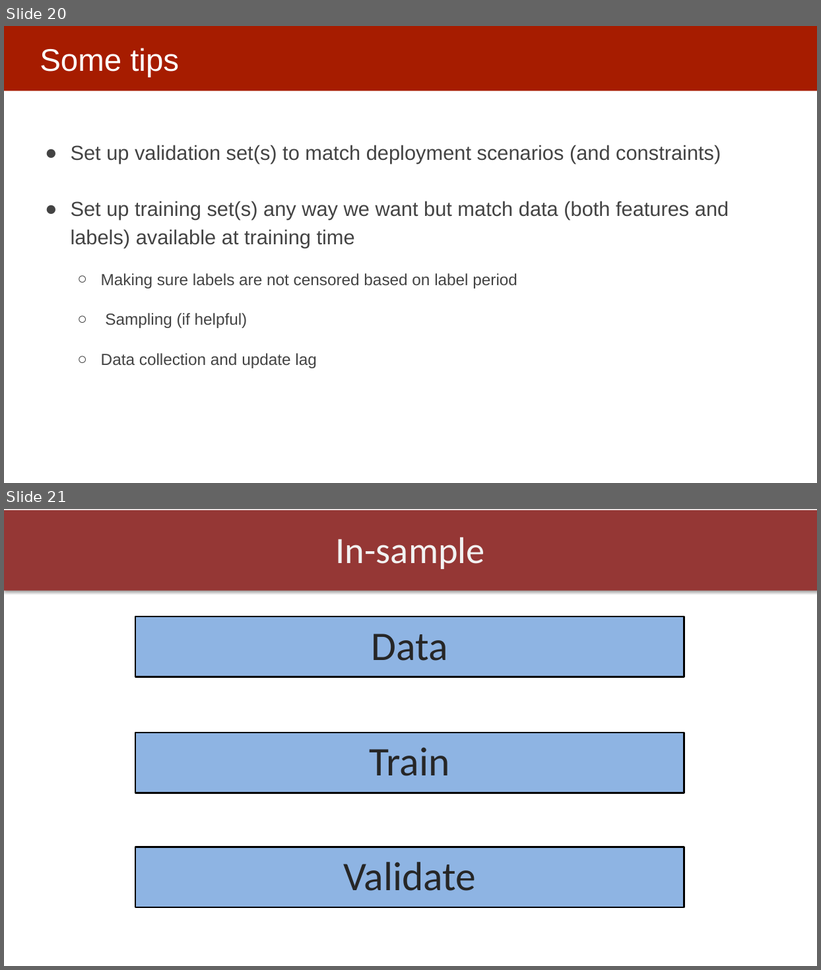
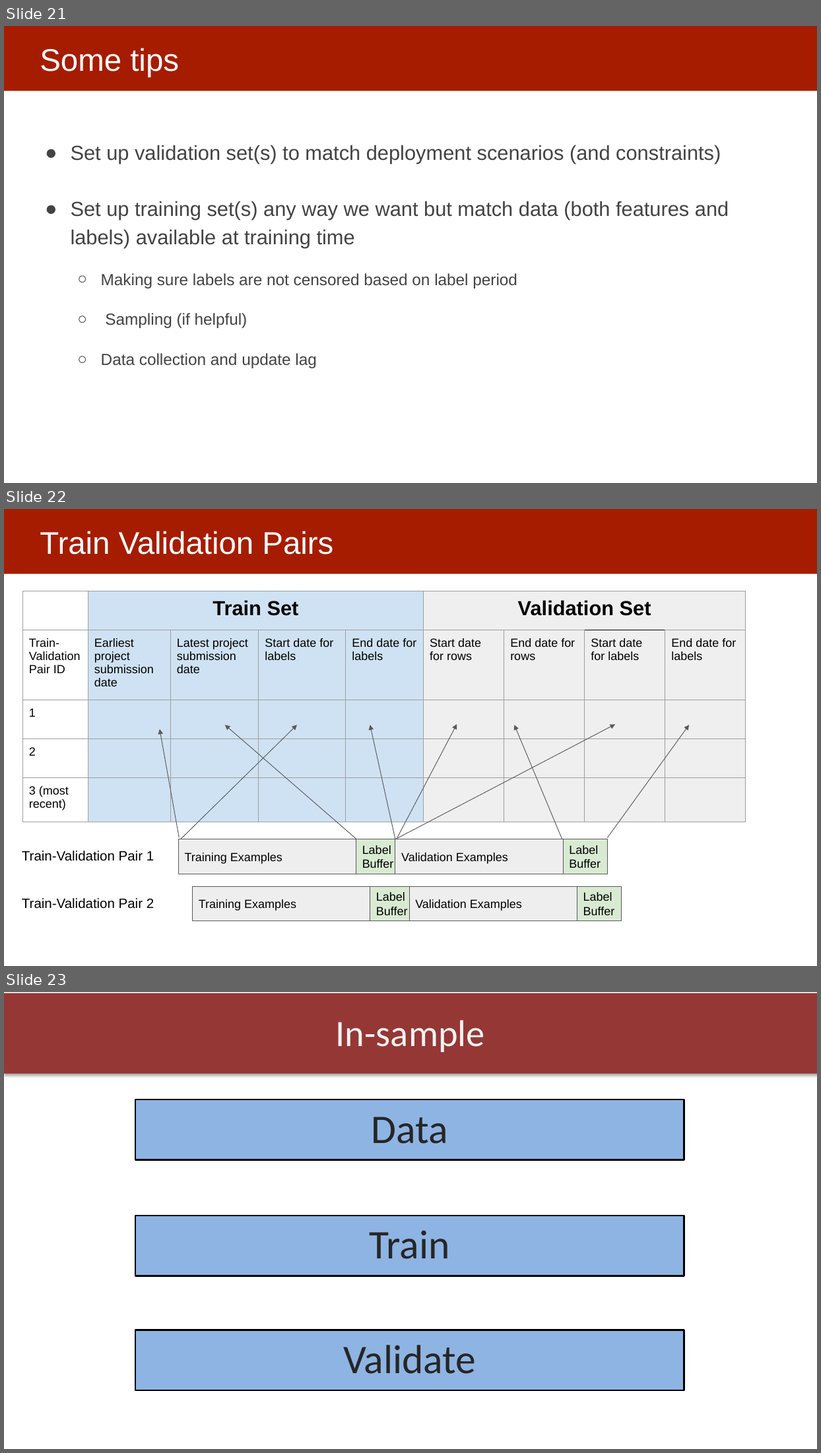
Before and after one commit to dssg/MLinPractice, a slide deck: Lectures/Lecture5-ModelSelection.pptx. Shown one above the other, each under a label of ours: slides 20 and 21 before the commit, slides 21, 22 and 23 after it. The pictures are 821x970 and 821x1453 pixels, drawn with LibreOffice and Linux fonts; fonts in the diff are those of the drawing. Boxes give left, top, right and bottom in pixels: in the first picture for what was removed or moved away, otherwise in the second. Text is boxed around its words. In the diff, an @@ line names an element or a change of style, - is before the commit and + after.

```diff
--- a/Lectures/Lecture5-ModelSelection.pptx
+++ b/Lectures/Lecture5-ModelSelection.pptx
@@ slide 22 added at (4, 509, 817, 966), background #FFFFFF; not listed: 1 template element that a slide beside it also shows @@
@@ title added at (40, 531, 333, 555), 37 pt, text #FFFFFF @@
+Train Validation Pairs
@@ table added at (23, 591, 746, 828), 5 rows, 9 columns @@
+ | Train Set |  |  |  | Validation Set |  |  | 
+Train-Validation Pair ID | Earliest project submission date | Latest project submission date | Start date for labels | End date for labels | Start date for rows | End date for rows | Start date for labels | End date for labels
+1 |  |  |  |  |  |  |  | 
+2 |  |  |  |  |  |  |  | 
+3 (most recent) |  |  |  |  |  |  |  | 
@@ arrow added from (181, 839) to (298, 725), #595959 0.75 pt @@
@@ arrow added from (356, 839) to (225, 725), #595959 0.75 pt @@
@@ arrow added from (395, 840) to (370, 725), #595959 0.75 pt @@
@@ arrow added from (395, 840) to (615, 724), #595959 0.75 pt @@
@@ arrow added from (397, 838) to (457, 724), #595959 0.75 pt @@
@@ arrow added from (562, 839) to (515, 725), #595959 0.75 pt @@
@@ arrow added from (608, 838) to (690, 725), #595959 0.75 pt @@
@@ arrow added from (179, 838) to (160, 729), #595959 0.75 pt @@
@@ rectangle added at (178, 840, 360, 875), fill #EEEEEE, outline #595959 0.75 pt, 14 pt, text #000000 @@
+Training Examples
@@ rectangle added at (356, 840, 401, 875), fill #D9EAD3, outline #595959 0.75 pt, 14 pt, text #000000 @@
+Label Buffer
@@ rectangle added at (395, 840, 578, 875), fill #EEEEEE, outline #595959 0.75 pt, 14 pt, text #000000 @@
+Validation Examples
@@ rectangle added at (564, 840, 608, 875), fill #D9EAD3, outline #595959 0.75 pt, 14 pt, text #000000 @@
+Label Buffer
@@ text added at (22, 851, 154, 861), 16 pt, text #000000 @@
+Train-Validation Pair 1
@@ text added at (22, 898, 154, 909), 16 pt, text #000000 @@
+Train-Validation Pair 2
@@ rectangle added at (193, 887, 374, 921), fill #EEEEEE, outline #595959 0.75 pt, 14 pt, text #000000 @@
+Training Examples
@@ rectangle added at (370, 887, 415, 921), fill #D9EAD3, outline #595959 0.75 pt, 14 pt, text #000000 @@
+Label Buffer
@@ rectangle added at (410, 887, 591, 921), fill #EEEEEE, outline #595959 0.75 pt, 14 pt, text #000000 @@
+Validation Examples
@@ rectangle added at (578, 887, 622, 921), fill #D9EAD3, outline #595959 0.75 pt, 14 pt, text #000000 @@
+Label Buffer
@@ what was slide 20 is now slide 21 @@
@@ what was slide 21 is now slide 23 @@
```
Also in this commit, not shown: 2 other slides added, 1 slide removed.
